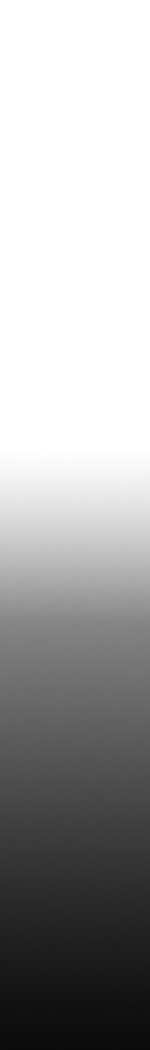
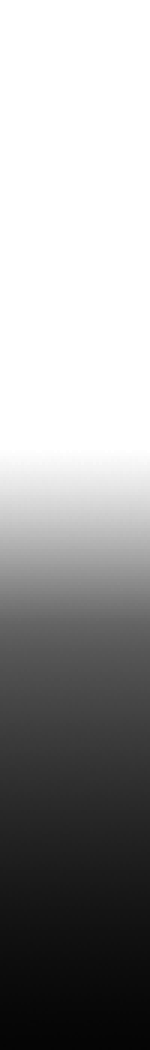
Comparing the layer stacks of the two w=150, h=1050 images. Changes:
added layer "Layer 1 copy" (61%) above "Layer 1" over [0, 459, 150, 1050]
